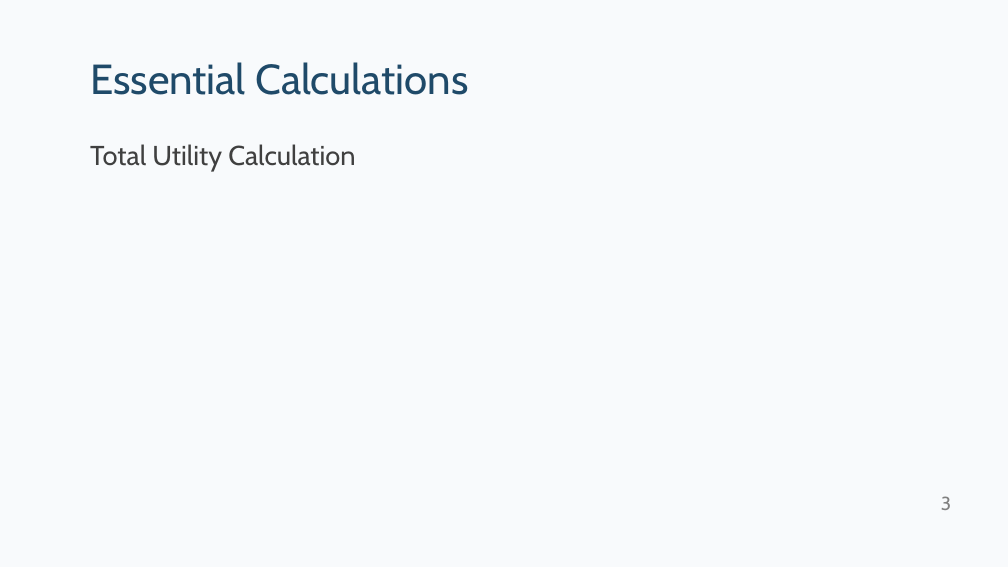
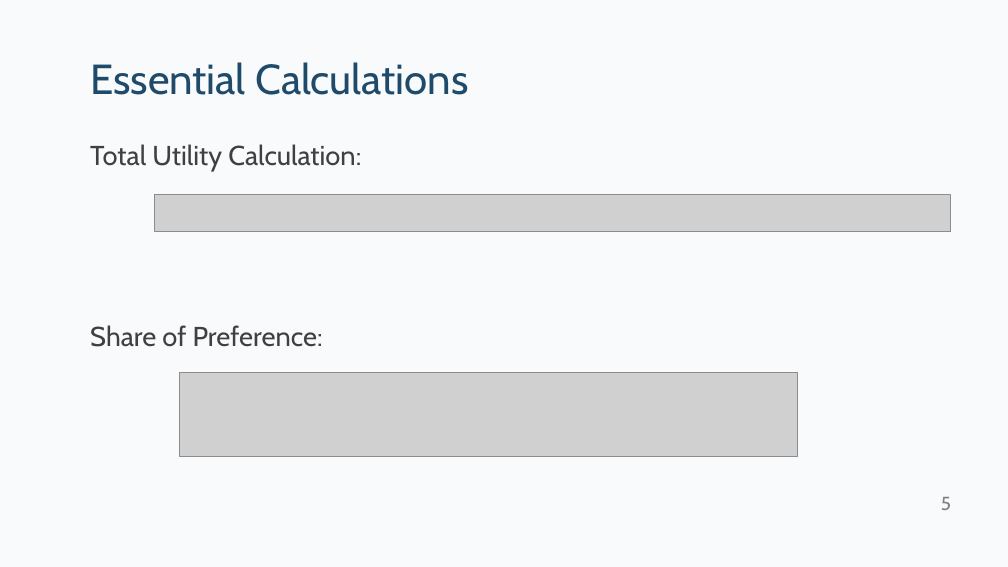
Before and after one commit to kpfairchild/ExcelSimulator, a slide deck: slide 5 of Excel Simulator Tips and Tricks.pptx (slide 3 before the commit). Drawn at 1008x567 pixels with LibreOffice and Linux fonts; fonts in the diff are those of the drawing; grey boxes stand for pictures. Boxes give left, top, right and bottom in pixels: in the first picture for what was removed or moved away, otherwise in the second. Text is boxed around its words. In the diff, an @@ line names an element or a change of style, - is before the commit and + after.

```diff
--- a/Excel Simulator Tips and Tricks.pptx
+++ b/Excel Simulator Tips and Tricks.pptx
@@ text at (x1=90, y1=144, x2=361, y2=347): text changed @@
-Total Utility Calculation
+Total Utility Calculation:
+Share of Preference:
@@ picture added at (x1=155, y1=194, x2=951, y2=231) @@
@@ picture added at (x1=180, y1=373, x2=799, y2=457) @@
@@ page number at (x1=941, y1=497, x2=951, y2=510): text changed @@
-3
+5
```
Also in this commit, not shown: 7 other slides changed, 7 slides added, 3 slides removed, 2 other files.
